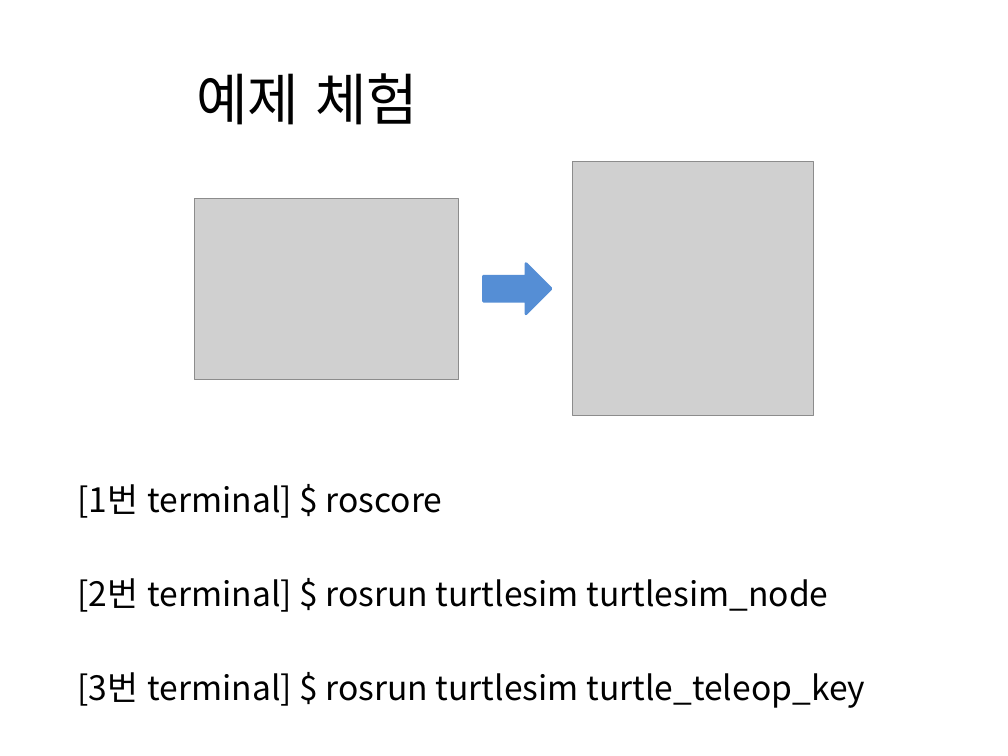
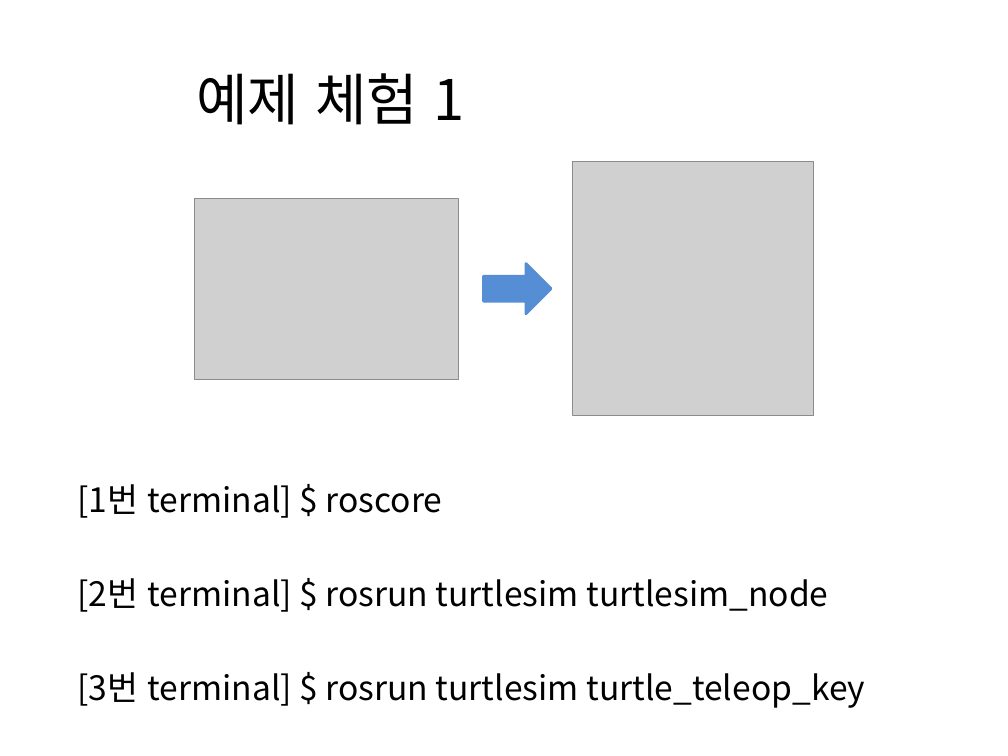
Before and after one commit to jeongam5785/documents, a slide deck: slide 23 of auturbo_2018_spring/auturbo_2018_spring_week2.pptx. Drawn at 1008x756 pixels with LibreOffice and Linux fonts; fonts in the diff are those of the drawing; grey boxes stand for pictures; background and template pictures are left out. Boxes give left, top, right and bottom in pixels: in the first picture for what was removed or moved away, otherwise in the second. Text is boxed around its words. In the diff, an @@ line names an element or a change of style, - is before the commit and + after.

```diff
--- a/auturbo_2018_spring/auturbo_2018_spring_week2.pptx
+++ b/auturbo_2018_spring/auturbo_2018_spring_week2.pptx
@@ title at [197, 73, 465, 125]: text changed @@
-예제 체험
+예제 체험 1
```
Also in this commit, not shown: 2 slides added.
